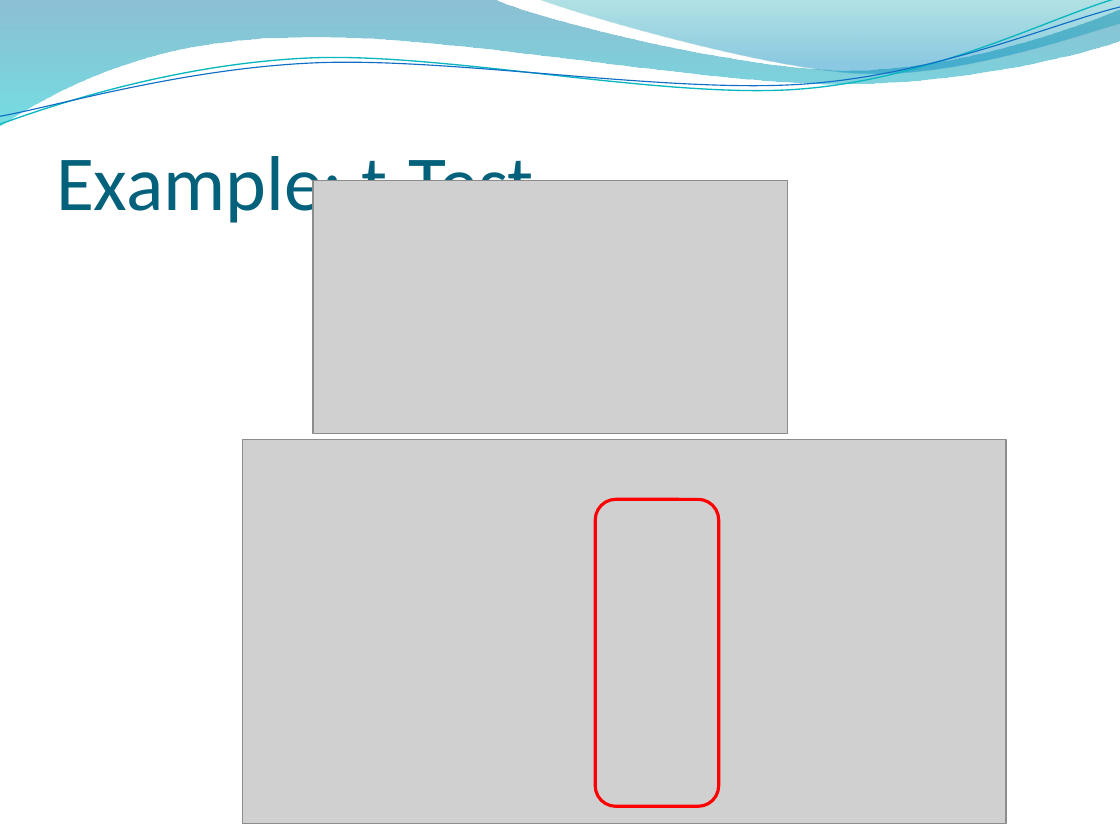
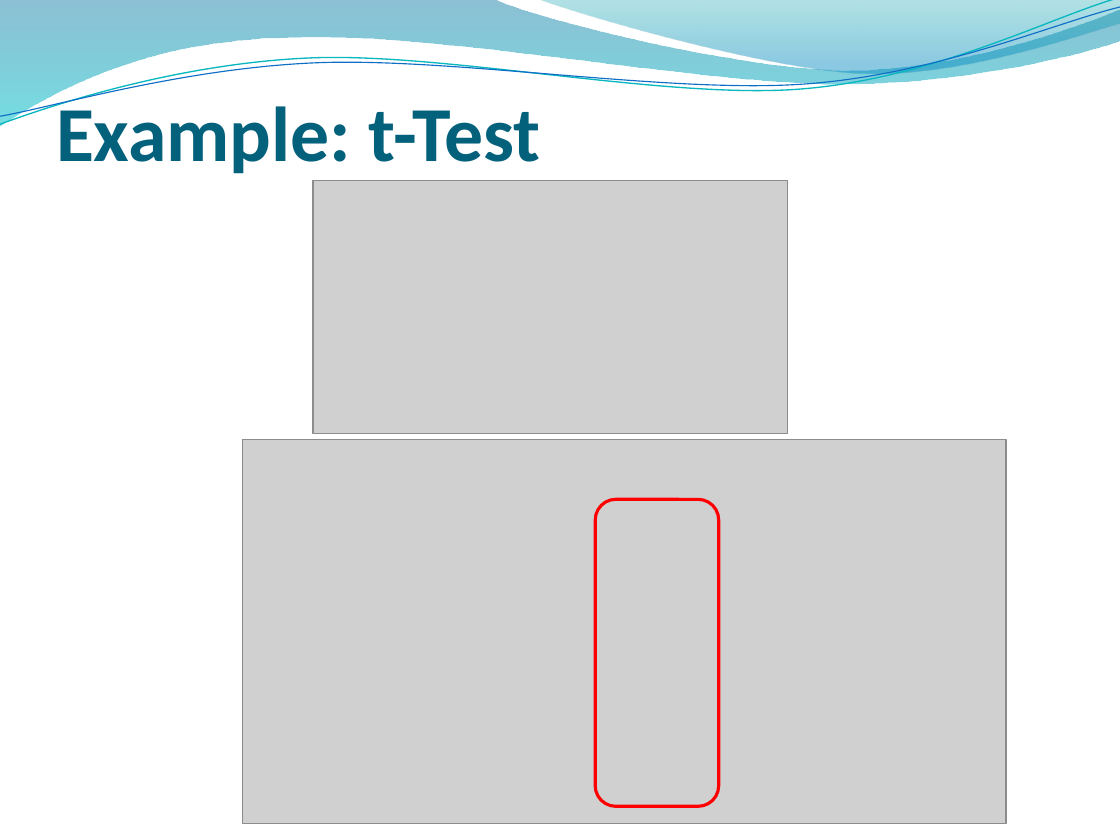
Before and after one commit to ricschuster/R_Workshop_Vienna_2018_02, a slide deck: slide 23 of ppts/Topic 3 Key Components of (Generalized) Linear Models.pptx. Drawn at 1120x840 pixels with LibreOffice and Linux fonts; fonts in the diff are those of the drawing; grey boxes stand for pictures; background and template pictures are left out. Boxes give left, top, right and bottom in pixels: in the first picture for what was removed or moved away, otherwise in the second. Text is boxed around its words. In the diff, an @@ line names an element or a change of style, - is before the commit and + after.

```diff
--- a/ppts/Topic 3 Key Components of (Generalized) Linear Models.pptx
+++ b/ppts/Topic 3 Key Components of (Generalized) Linear Models.pptx
@@ title "Example: t-Test": place and size @@
-title "Example: t-Test" at (56,146,534,229)
+title "Example: t-Test" at (56,96,541,174)
@@ title "Example: t-Test" at (56,96,541,174): bold on @@
```
Also in this commit, not shown: 40 other slides changed.
